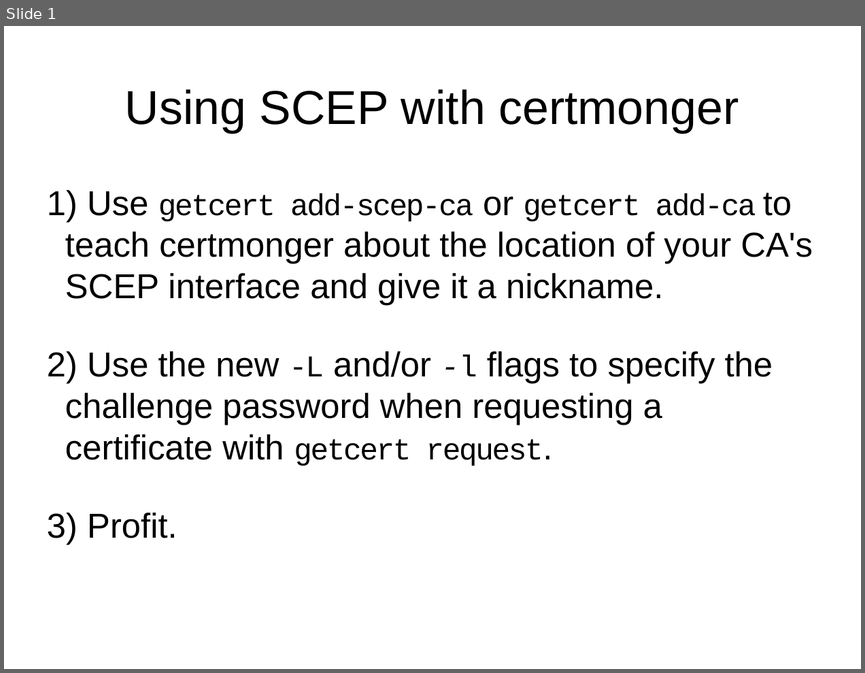
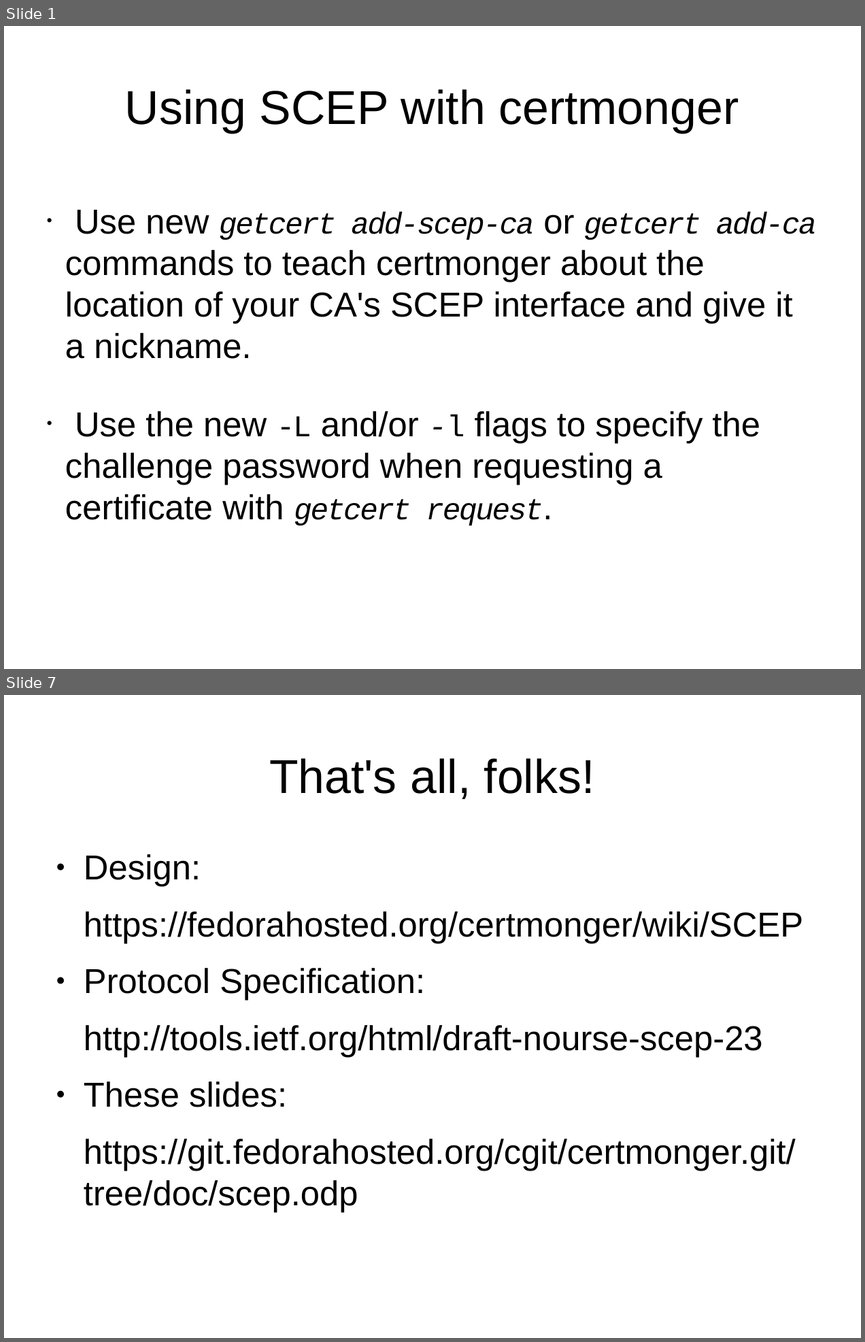
Before and after one commit to haxorsebb/certmonger, a slide deck: doc/scep.odp. Shown one above the other, each under a label of ours: slide 1 before the commit, slides 1 and 7 after it; the slides between them are not shown. The pictures are 865x673 and 865x1342 pixels, drawn with LibreOffice and Linux fonts; fonts in the diff are those of the drawing. Boxes give left, top, right and bottom in pixels: in the first picture for what was removed or moved away, otherwise in the second. Text is boxed around its words. In the diff, an @@ line names an element or a change of style, - is before the commit and + after.

Commit message:
Add info on troubleshooting to SCEP presentation
Add more slides about troubleshooting to the single slide on how to use
SCEP.  The verbose logging from the helper needs to be something we just
expose in debug mode.

```diff
--- a/doc/scep.odp
+++ b/doc/scep.odp
@@ slide 7 added at <box>4,695,861,1338</box>, background #FFFFFF @@
@@ title added at <box>269,758,595,799</box>, 44 pt, text #000000 @@
+That's all, folks!
@@ text added at <box>84,854,803,1212</box>, 32 pt, text #000000 @@
+● Design:
+https://fedorahosted.org/certmonger/wiki/SCEP
+● Protocol Specification:
+http://tools.ietf.org/html/draft-nourse-scep-23
+● These slides:
+https://git.fedorahosted.org/cgit/certmonger.git/tree/doc/scep.odp
@@ slide 1 changed as well @@
@@ subtitle at <box>65,210,817,359</box>: text changed @@
-1) Use getcert add-scep-ca or getcert add-ca to teach certmonger about the location of your CA's SCEP interface and give it a nickname.
+• Use new getcert add-scep-ca or getcert add-ca commands to teach certmonger about the location of your CA's SCEP interface and give it a nickname.
@@ subtitle at <box>65,411,760,526</box>: italic on in "getcert request."; bullet 1) to • @@
@@ subtitle at <box>87,512,177,538</box>: paragraph removed @@
-3) Profit.
```
Also in this commit, not shown: 5 other slides added.
